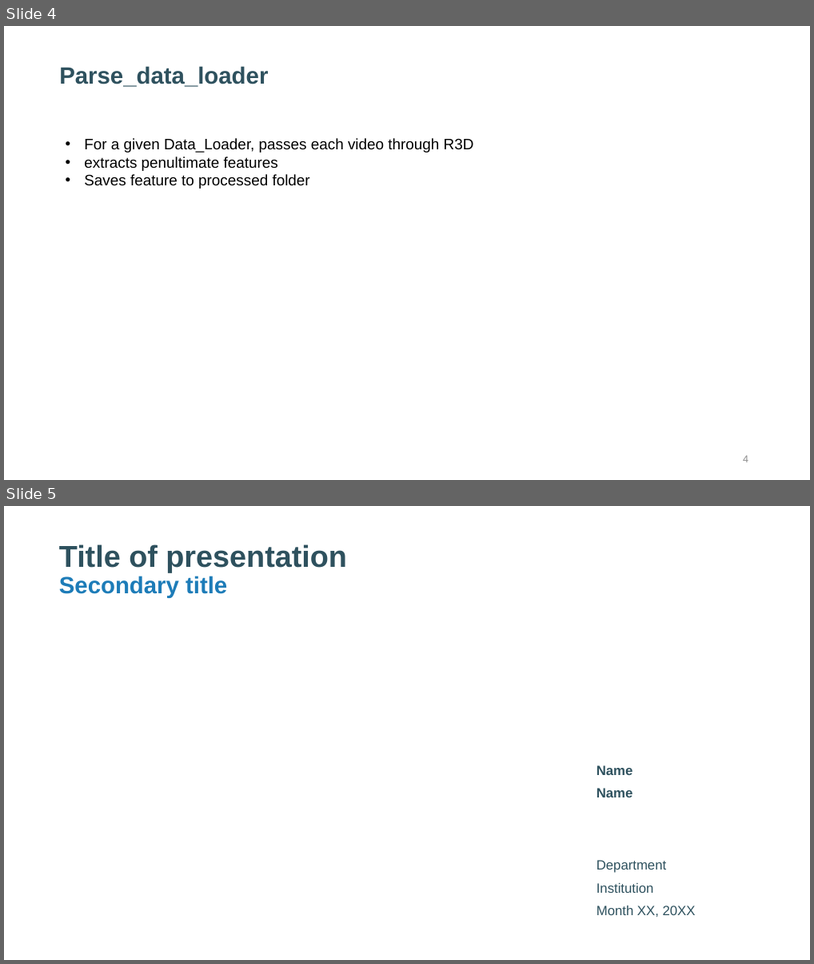
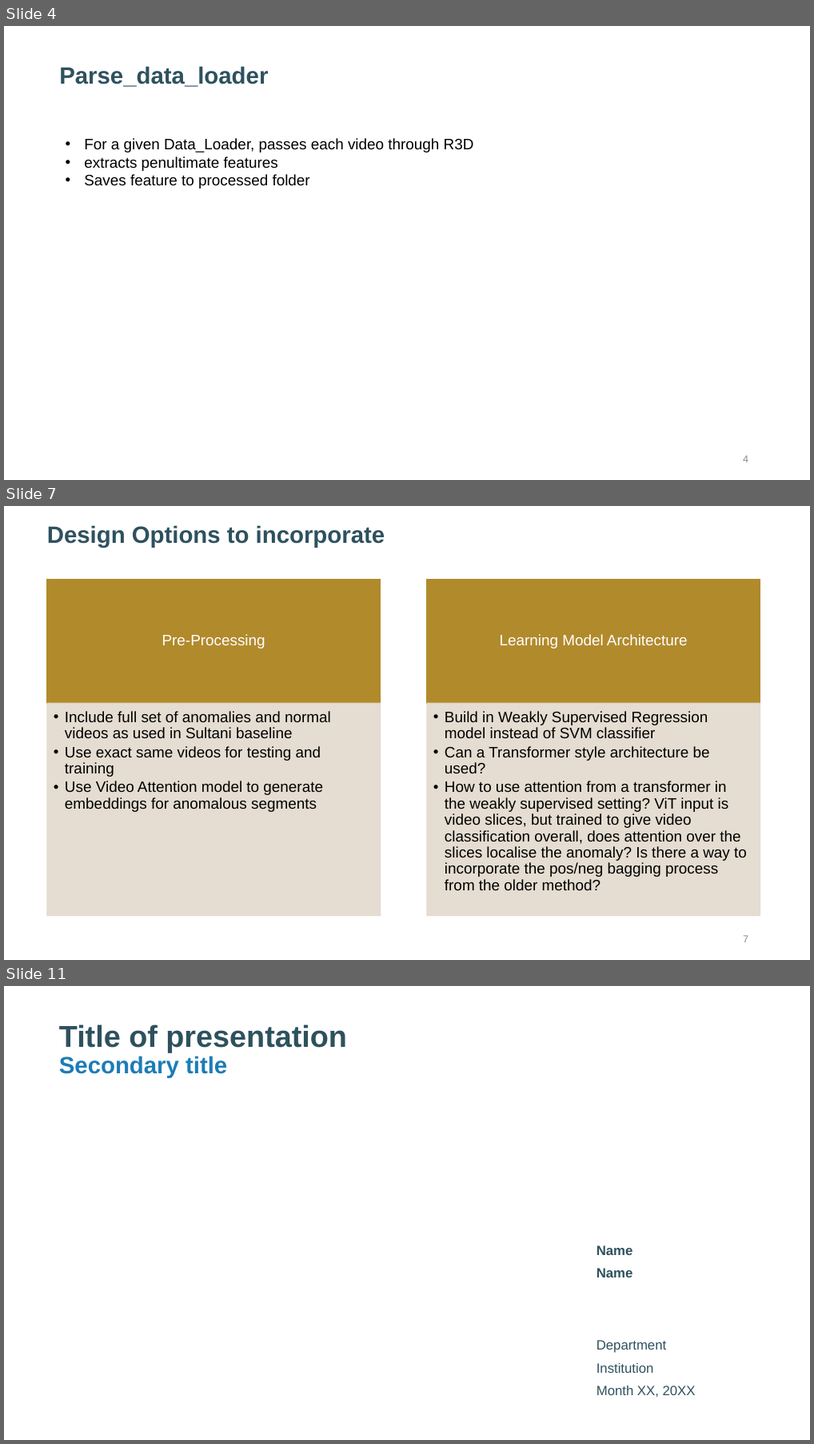
Before and after one commit to karthik111/video_anomaly_detection, a slide deck: docs/Video Anomaly Detection – Design Notes.pptx. Shown one above the other, each under a label of ours: slides 4 and 5 before the commit, slides 4, 7 and 11 after it; the slides between them are not shown. The pictures are 814x964 and 814x1444 pixels, drawn with LibreOffice and Linux fonts; fonts in the diff are those of the drawing. Boxes give left, top, right and bottom in pixels: in the first picture for what was removed or moved away, otherwise in the second. Text is boxed around its words. In the diff, an @@ line names an element or a change of style, - is before the commit and + after.

```diff
--- a/docs/Video Anomaly Detection – Design Notes.pptx
+++ b/docs/Video Anomaly Detection – Design Notes.pptx
@@ slide 7 added at (4,506,810,960), background #FFFFFF @@
@@ title added at (47,525,385,547), 28 pt, text #2E515E, bold @@
+Design Options to incorporate
@@ group added at (47,579,761,916): 4 rectangles, 4 texts @@
+Pre-Processing
+  • Include full set of anomalies and normal videos as used in Sultani baseline
+  • Use exact same videos for testing and training
+  • Use Video Attention model to generate embeddings for anomalous segments
+Learning Model Architecture
+  • Build in Weakly Supervised Regression model instead of SVM classifier
+  • Can a Transformer style architecture be used?
+  • How to use attention from a transformer in the weakly supervised setting? ViT input is video slices, but trained to give video classification overall, does attention over the slices localise the anomaly? Is there a way to incorporate the pos/neg bagging process from the older method?
@@ page number added at (743,935,749,942), 12 pt, text #8C8C8C @@
+7
@@ what was slide 5 is now slide 11 @@
```
Also in this commit, not shown: 5 other slides added, 10 other files.
